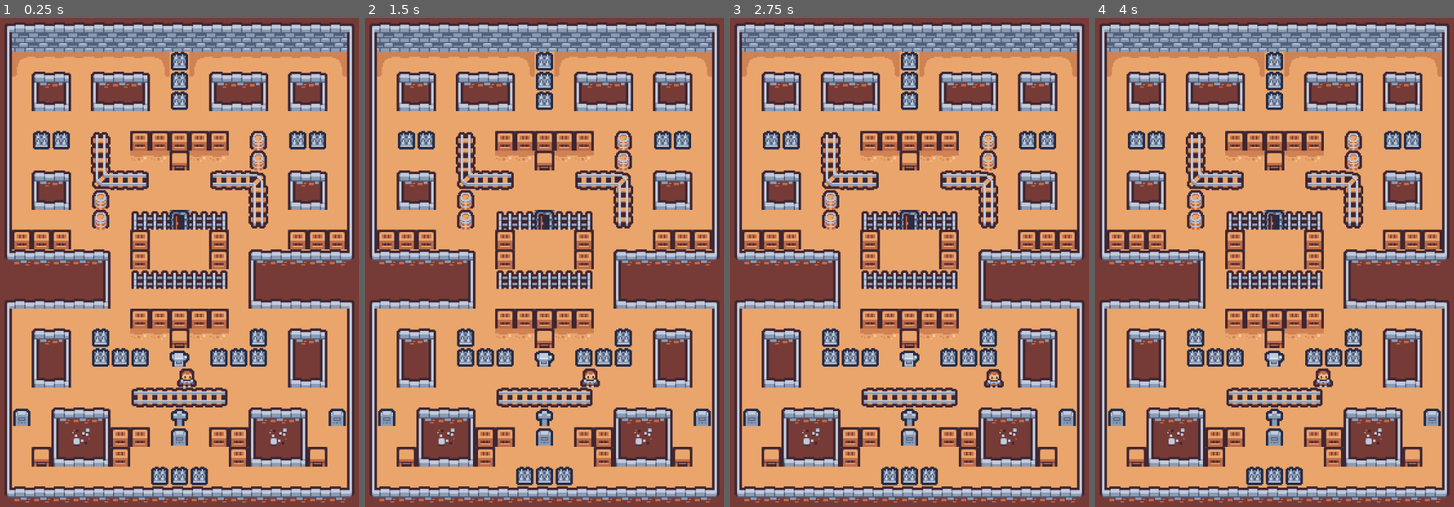
Above: before the commit, frames 1-4 (left to right).
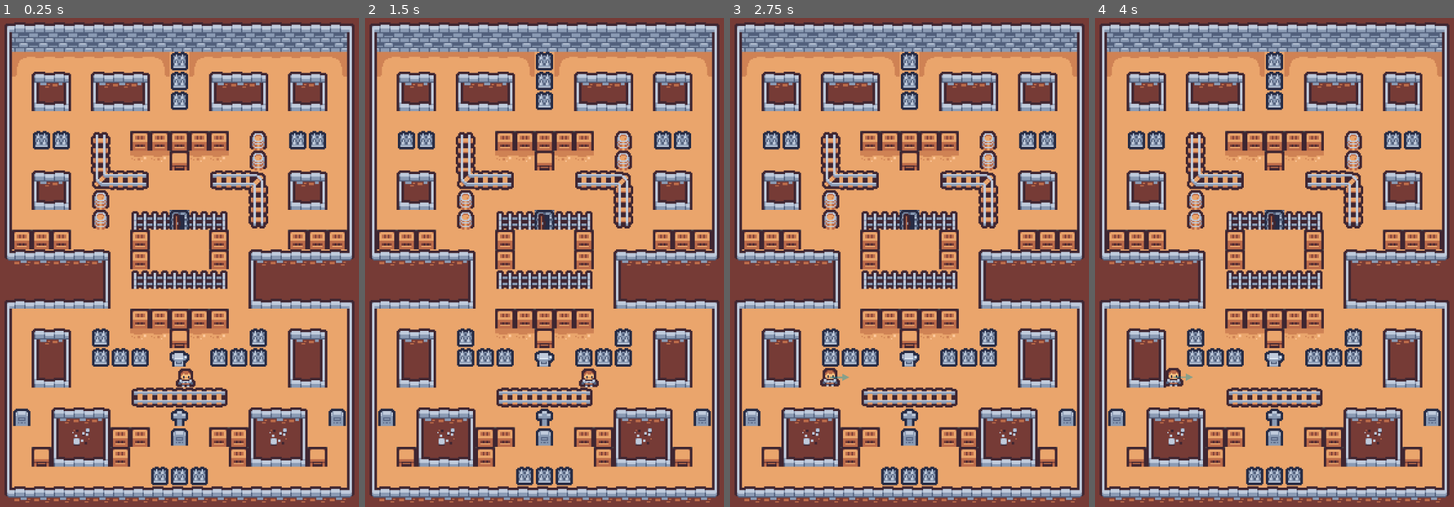
Above: after the commit, the same moments.

Repository: mikabrytu/gmtk-godot-02-pac
Game: Godot game, scene res://scenes/levels/main.tscn
Two runs of this game, one before a commit and one after it. Both use one fixed random seed, a clock stepped at 60 frames per second and the inputs below.
Inputs:
- Up to frame 1 (0.25 s): no input
- Up to frame 2 (1.5 s): hold D (action_right) 0.53-1.28 s; hold S (action_down) from 1.28 s (still down)
- Up to frame 3 (2.75 s): release S (action_down) at 2.03 s; hold D (action_right) from 2.03 s (still down)
- Up to frame 4 (4 s): release D (action_right) at 2.78 s; hold W (action_up) 2.78-3.53 s; hold A (action_left) from 3.53 s (still down)

The runs differ from the first frame. In frame 1, 0.1% of the frame differs, in the area x 49-55%, y 71-76%; in frame 2, 0.1%; in frame 3, 0.4%, in the area x 25-77%, y 71-76%; in frame 4, 0.4%.

Commit message:
Fix path detection

Diff:
--- a/project.godot
+++ b/project.godot
@@ -15,12 +15,15 @@
 config/features=PackedStringArray("4.2", "Forward Plus")
 config/icon="res://icon.svg"
 
+[autoload]
+
+DrawDebug="*res://scripts/draw_debug.gd"
+
 [display]
 
 window/size/viewport_width=736
 window/size/viewport_height=928
 window/size/resizable=false
-window/size/borderless=true
 window/stretch/scale=2.0
 
 [input]
--- a/scenes/levels/main.tscn
+++ b/scenes/levels/main.tscn
@@ -9,7 +9,7 @@
 position = Vector2(48, 64)
 
 [node name="Player" parent="." node_paths=PackedStringArray("initial_path") instance=ExtResource("2_lqo6b")]
-position = Vector2(184, 328)
-initial_path = NodePath("../Board/Path2D/PathFollow2D")
+position = Vector2(183, 328)
+initial_path = NodePath("../Board/Path2D H/PathFollow2D")
 
 [editable path="Board"]
--- a/scenes/nodes/board/board.tscn
+++ b/scenes/nodes/board/board.tscn
@@ -146,14 +146,14 @@
 }
 point_count = 2
 
+[sub_resource type="CircleShape2D" id="CircleShape2D_arahn"]
+radius = 7.0
+
 [sub_resource type="Curve2D" id="Curve2D_buseh"]
 _data = {
 "points": PackedVector2Array(0, 0, 0, 0, 215, 216, 0, 0, 0, 0, 216, 282)
 }
 point_count = 2
-
-[sub_resource type="CircleShape2D" id="CircleShape2D_arahn"]
-radius = 7.0
 
 [node name="Board" type="TileMap"]
 tile_set = SubResource("TileSet_nlwaq")
@@ -163,26 +163,35 @@
 layer_1/name = "Objects"
 layer_1/tile_data = PackedInt32Array(262148, 458753, 5, 393222, 524289, 6, 393220, 589825, 7, 393221, 655361, 5, 327684 …(553 unchanged characters)…
 
-[node name="Path2D" type="Path2D" parent="."]
+[node name="Path2D H" type="Path2D" parent="."]
 curve = SubResource("Curve2D_ryomd")
 
-[node name="PathFollow2D" type="PathFollow2D" parent="Path2D"]
-position = Vector2(55, 263)
+[node name="PathFollow2D" type="PathFollow2D" parent="Path2D H"]
+position = Vector2(215.998, 264)
 rotation = 0.0062111
+progress = 161.0
 rotates = false
 loop = false
 
-[node name="Path2D2" type="Path2D" parent="."]
+[node name="Path Contact Area H" type="Area2D" parent="Path2D H"]
+position = Vector2(197, 264)
+
+[node name="CollisionShape2D" type="CollisionShape2D" parent="Path2D H/Path Contact Area H"]
+shape = SubResource("CircleShape2D_arahn")
+debug_color = Color(0, 0.6, 0.701961, 0.419608)
+
+[node name="Path2D V" type="Path2D" parent="."]
 curve = SubResource("Curve2D_buseh")
 
-[node name="PathFollow2D" type="PathFollow2D" parent="Path2D2"]
+[node name="PathFollow2D" type="PathFollow2D" parent="Path2D V"]
 position = Vector2(215, 216)
 rotation = 1.55565
 rotates = false
 loop = false
 
-[node name="Path Contact Area" type="Area2D" parent="Path2D2"]
-position = Vector2(216, 264)
+[node name="Path Contact Area V" type="Area2D" parent="Path2D V"]
+position = Vector2(216, 281)
 
-[node name="CollisionShape2D" type="CollisionShape2D" parent="Path2D2/Path Contact Area"]
+[node name="CollisionShape2D" type="CollisionShape2D" parent="Path2D V/Path Contact Area V"]
 shape = SubResource("CircleShape2D_arahn")
+debug_color = Color(0, 0.6, 0.701961, 0.419608)
--- a/scenes/nodes/player/player.gd
+++ b/scenes/nodes/player/player.gd
@@ -3,7 +3,10 @@
 @export var speed: float
 @export var initial_path: PathFollow2D
 
-@onready var ray = $RayCast2D as RayCast2D
+@onready var up_ray = $"Ray Group/Up Ray" as RayCast2D
+@onready var down_ray = $"Ray Group/Down Ray" as RayCast2D
+@onready var left_ray = $"Ray Group/Left Ray" as RayCast2D
+@onready var right_ray = $"Ray Group/Right Ray" as RayCast2D
 
 var direction: Vector2i
 var path: PathFollow2D
@@ -27,36 +30,62 @@
 
 #region Implementation
 
-func _set_path(new_path, old_position):
-	if (new_path != null && new_path is PathFollow2D):
-		path = new_path
+func _set_path(new_path, progress):
+	var old_path: PathFollow2D = path
 
-		if (old_position != 0):
-			path.progress = old_position - path.position.y
+	path = new_path
+	path.progress = progress
+	reparent.call_deferred(path)
 
-		reparent.call_deferred(path)
+	if (old_path != null):
+		old_path.set_progress.call_deferred(0)
 
 
 func _get_direction() -> Vector2i:
 	if (Input.is_action_just_pressed("action_up")):
 		direction = Vector2i.UP
+		_find_new_path(direction, up_ray)
 
 	if (Input.is_action_just_pressed("action_down")):
-		_find_new_path()
 		direction = Vector2i.DOWN
+		_find_new_path(direction, down_ray)
 
 	if (Input.is_action_just_pressed("action_left")):
 		direction = Vector2i.LEFT
+		_find_new_path(direction, left_ray)
 
 	if (Input.is_action_just_pressed("action_right")):
 		direction = Vector2i.RIGHT
+		_find_new_path(direction, right_ray)
 
 	return direction
 
 
-func _find_new_path():
+func _find_new_path(direction, ray):
 	if (ray.is_colliding()):
+		print("Ray is colliding with " + ray.get_collider().name)
+
 		var parent: Path2D = ray.get_collider().get_parent()
-		_set_path(parent.get_node("PathFollow2D"), path.position.y)
+		var new_path = parent.get_node("PathFollow2D")
+		var progress = 0
+
+		if (new_path == null || !new_path is PathFollow2D):
+			return
+
+		if (direction == Vector2i.DOWN || direction == Vector2i.UP):
+			progress = path.position.y - new_path.position.y
+
+		if (direction == Vector2i.LEFT || direction == Vector2i.RIGHT):
+			var current_path_x = path.position.x
+			var new_path_x = new_path.position.x
+			var d = current_path_x - new_path_x
+
+			print("Current Path X: " + str(current_path_x))
+			print("New Path X: " + str(new_path_x))
+			print("Progess: " + str(d))
+
+			progress = path.position.x - new_path.position.x
+
+		_set_path(new_path, progress)
 
 #endregion
--- a/scenes/nodes/player/player.tscn
+++ b/scenes/nodes/player/player.tscn
@@ -4,7 +4,7 @@
 [ext_resource type="Texture2D" uid="uid://ok04k5p0i7m7" path="res://art/tilemap_packed.png" id="1_fo2no"]
 
 [sub_resource type="RectangleShape2D" id="RectangleShape2D_61eoi"]
-size = Vector2(16, 16)
+size = Vector2(14, 14)
 
 [node name="Player" type="Area2D"]
 position = Vector2(8, 8)
@@ -20,7 +20,20 @@
 [node name="CollisionShape2D" type="CollisionShape2D" parent="."]
 shape = SubResource("RectangleShape2D_61eoi")
 
-[node name="RayCast2D" type="RayCast2D" parent="."]
+[node name="Ray Group" type="Node2D" parent="."]
+
+[node name="Up Ray" type="RayCast2D" parent="Ray Group"]
+target_position = Vector2(2.08165e-12, -16)
+collide_with_areas = true
+
+[node name="Down Ray" type="RayCast2D" parent="Ray Group"]
 target_position = Vector2(2.08165e-12, 16)
-hit_from_inside = true
 collide_with_areas = true
+
+[node name="Left Ray" type="RayCast2D" parent="Ray Group"]
+target_position = Vector2(-16, 2.08165e-12)
+collide_with_areas = true
+
+[node name="Right Ray" type="RayCast2D" parent="Ray Group"]
+target_position = Vector2(16, 2.08165e-12)
+collide_with_areas = true
--- /dev/null
+++ b/scripts/draw_debug.gd
@@ -0,0 +1,4 @@
+extends Node
+
+func _process(delta):
+	get_tree().set_debug_collisions_hint(true)
